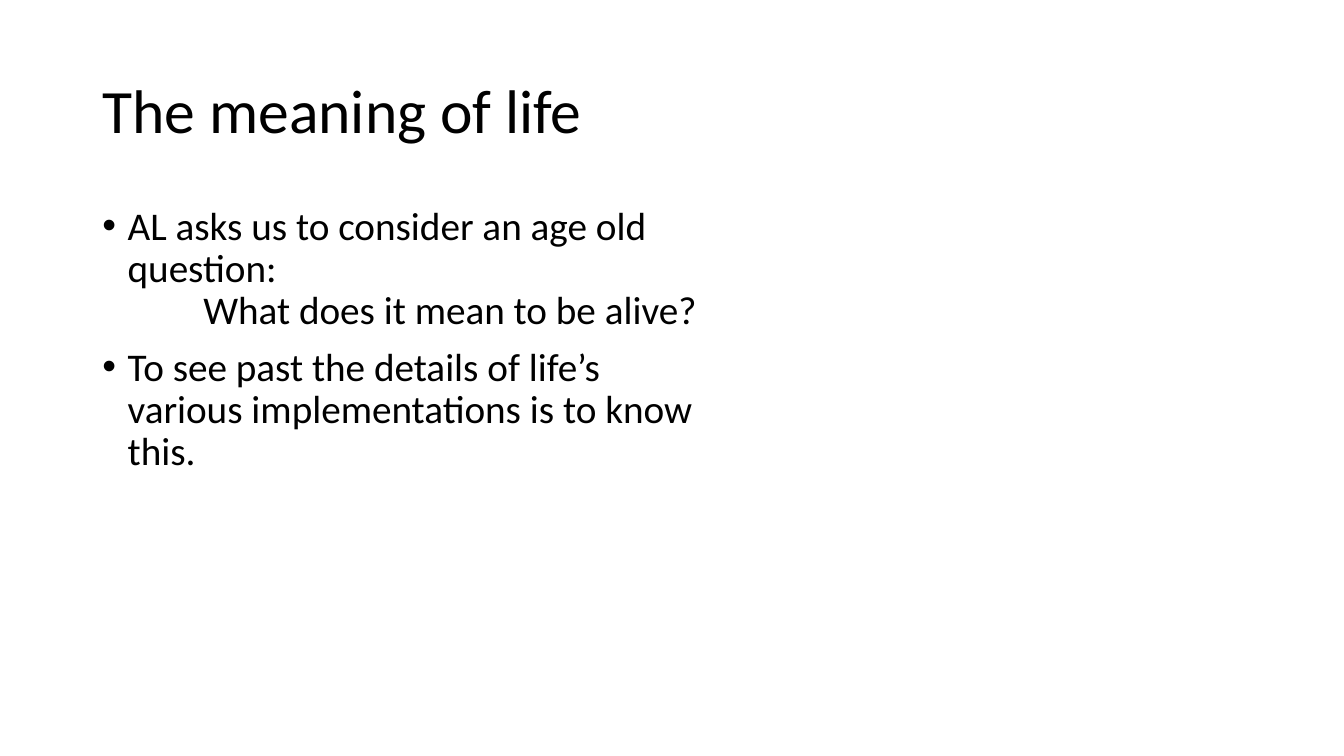
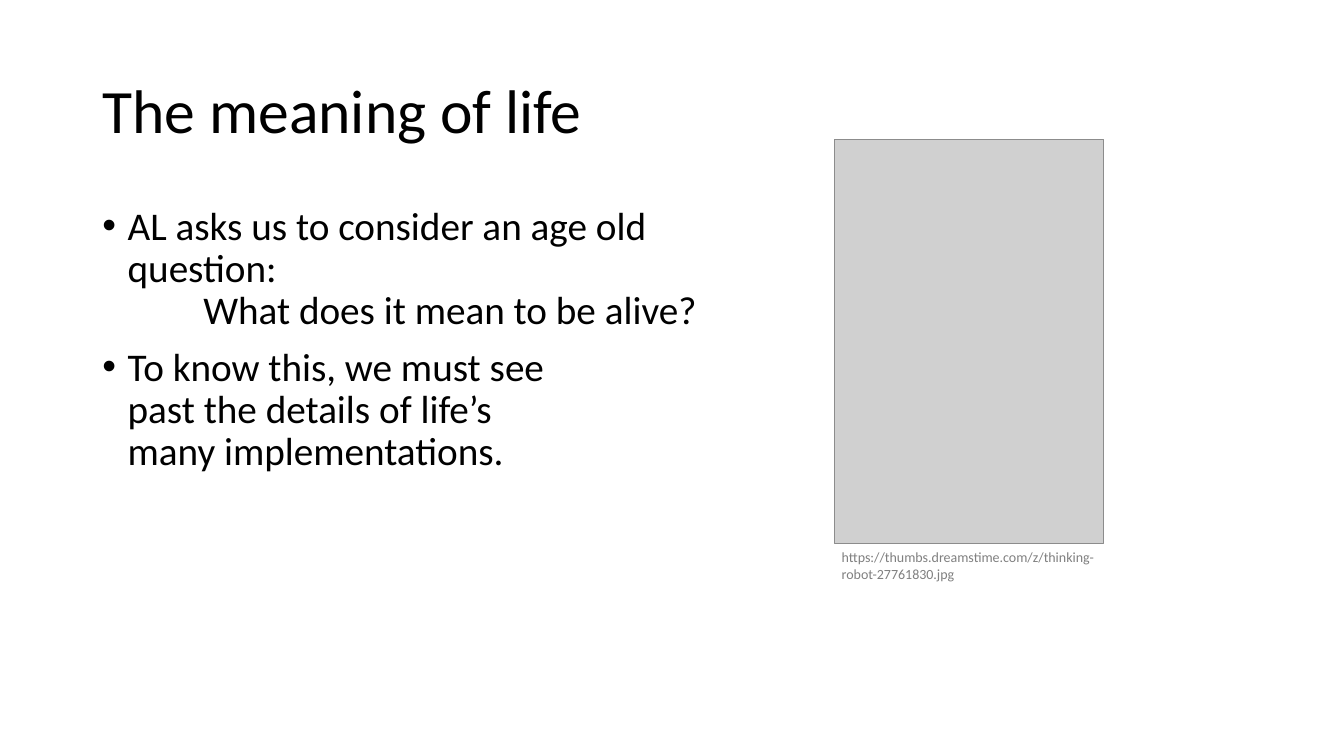
Before and after one commit to BenChurch/Fall2016, a slide deck: slide 10 of CISC879/ChapterPresentation/LectureSlidesCh8.pptx. Drawn at 1344x756 pixels with LibreOffice and Linux fonts; fonts in the diff are those of the drawing; grey boxes stand for pictures. Boxes give left, top, right and bottom in pixels: in the first picture for what was removed or moved away, otherwise in the second. Text is boxed around its words. In the diff, an @@ line names an element or a change of style, - is before the commit and + after.

```diff
--- a/CISC879/ChapterPresentation/LectureSlidesCh8.pptx
+++ b/CISC879/ChapterPresentation/LectureSlidesCh8.pptx
@@ picture added at (x1=835, y1=139, x2=1105, y2=543) @@
@@ text at (x1=128, y1=353, x2=544, y2=472): text changed @@
-• To see past the details of life’s various implementations is to know this.
+• To know this, we must see
+  past the details of life’s
+  many implementations.
@@ text added at (x1=842, y1=552, x2=1094, y2=582), 10 pt, text #808080 @@
+https://thumbs.dreamstime.com/z/thinking-robot-27761830.jpg
```
Also in this commit, not shown: 5 other slides changed, 4 slides added, 5 other files.
